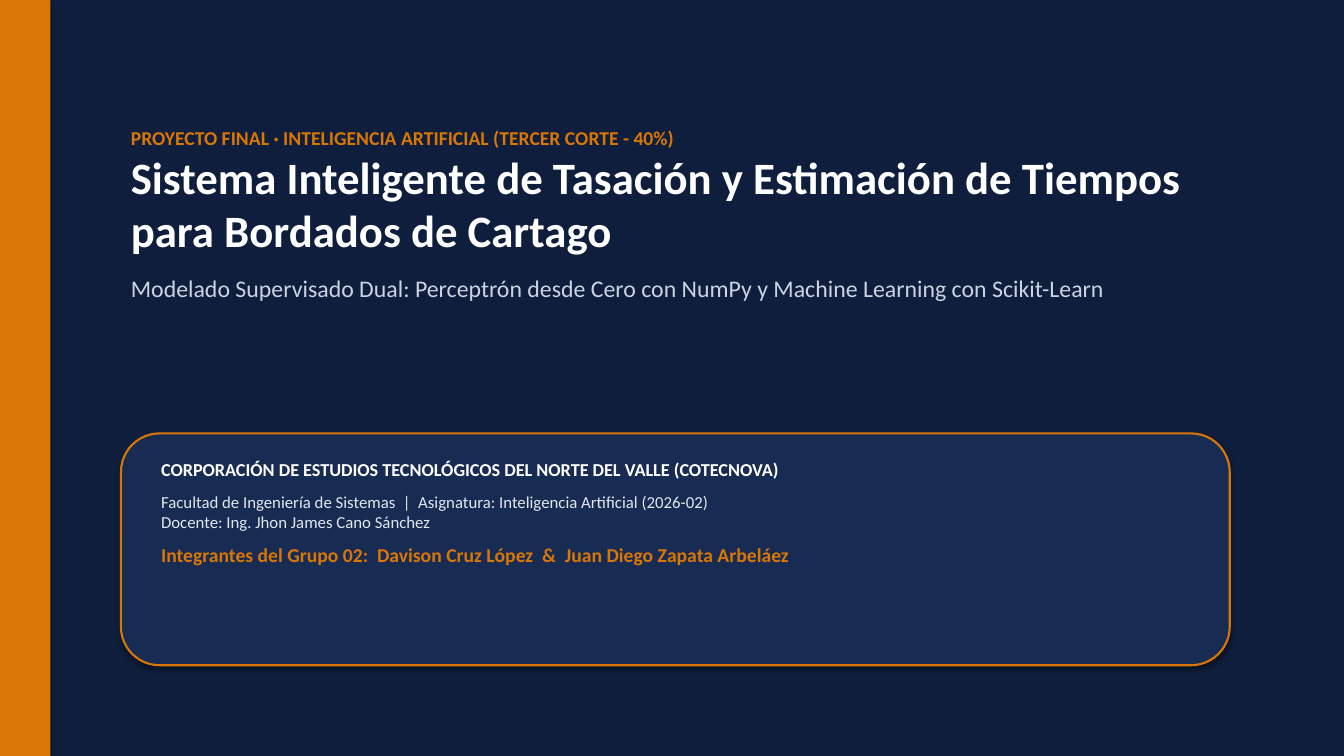
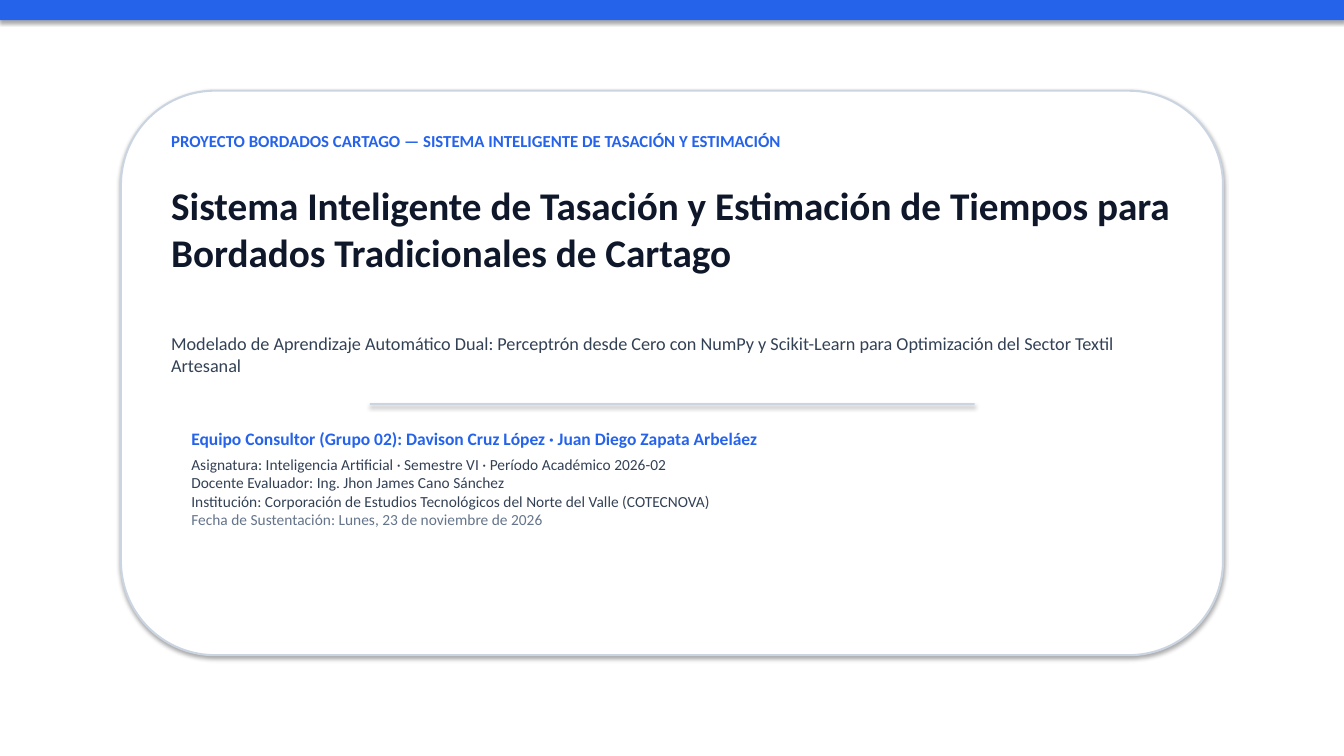
Before and after one commit to Cruz1905/curso-inteligencia-artificial, a slide deck: slide 1 of proyecto/Presentacion_Proyecto_Final_Grupo02_BordadosCartago.pptx. Drawn at 1344x756 pixels with LibreOffice and Linux fonts; fonts in the diff are those of the drawing. Boxes give left, top, right and bottom in pixels: in the first picture for what was removed or moved away, otherwise in the second. Text is boxed around its words. In the diff, an @@ line names an element or a change of style, - is before the commit and + after.

Commit message:
style(presentacion): redisenar diapositivas en formato ejecutivo de 7 laminas basado en PAVIA

```diff
--- a/proyecto/Presentacion_Proyecto_Final_Grupo02_BordadosCartago.pptx
+++ b/proyecto/Presentacion_Proyecto_Final_Grupo02_BordadosCartago.pptx
@@ rectangle: place and size @@
-rectangle at [0,0,1344,756]
+rectangle at [0,0,1344,20]
@@ rectangle at [0,0,1344,20]: fill #0F1E3C to #2563EB @@
@@ rectangle removed at [0,0,50,756] @@
@@ rounded rectangle added at [121,91,1223,655], fill #FFFFFF, outline #CBD5E1 1.5 pt @@
@@ text at [171,134,781,147]: text changed; size 17 to 12 pt; text colour #CBD5E1 to #2563EB @@
-PROYECTO FINAL · INTELIGENCIA ARTIFICIAL (TERCER CORTE - 40%)
-Sistema Inteligente de Tasación y Estimación de Tiempos para Bordados de Cartago
-Modelado Supervisado Dual: Perceptrón desde Cero con NumPy y Machine Learning con Scikit-Learn
+PROYECTO BORDADOS CARTAGO — SISTEMA INTELIGENTE DE TASACIÓN Y ESTIMACIÓN
@@ text added at [171,192,1170,274], 28 pt, text #0F172A, bold @@
+Sistema Inteligente de Tasación y Estimación de Tiempos para Bordados Tradicionales de Cartago
@@ text added at [171,337,1113,372], 13 pt, text #334155 @@
+Modelado de Aprendizaje Automático Dual: Perceptrón desde Cero con NumPy y Scikit-Learn para Optimización del Sector Textil Artesanal
@@ rectangle added at [370,403,975,405], fill #CBD5E1 @@
@@ rounded rectangle removed at [121,434,1230,665] @@
@@ text at [191,432,757,527]: text changed; size 12 to 11 pt; text colour #E2E8F0 to #334155; bold off @@
-CORPORACIÓN DE ESTUDIOS TECNOLÓGICOS DEL NORTE DEL VALLE (COTECNOVA)
-Facultad de Ingeniería de Sistemas | Asignatura: Inteligencia Artificial (2026-02)
-Docente: Ing. Jhon James Cano Sánchez
-Integrantes del Grupo 02: Davison Cruz López & Juan Diego Zapata Arbeláez
+Equipo Consultor (Grupo 02): Davison Cruz López · Juan Diego Zapata Arbeláez
+Asignatura: Inteligencia Artificial · Semestre VI · Período Académico 2026-02
+Docente Evaluador: Ing. Jhon James Cano Sánchez
+Institución: Corporación de Estudios Tecnológicos del Norte del Valle (COTECNOVA)
+Fecha de Sustentación: Lunes, 23 de noviembre de 2026
```
Also in this commit, not shown: 6 slides added, 7 slides removed, 3 other files.
